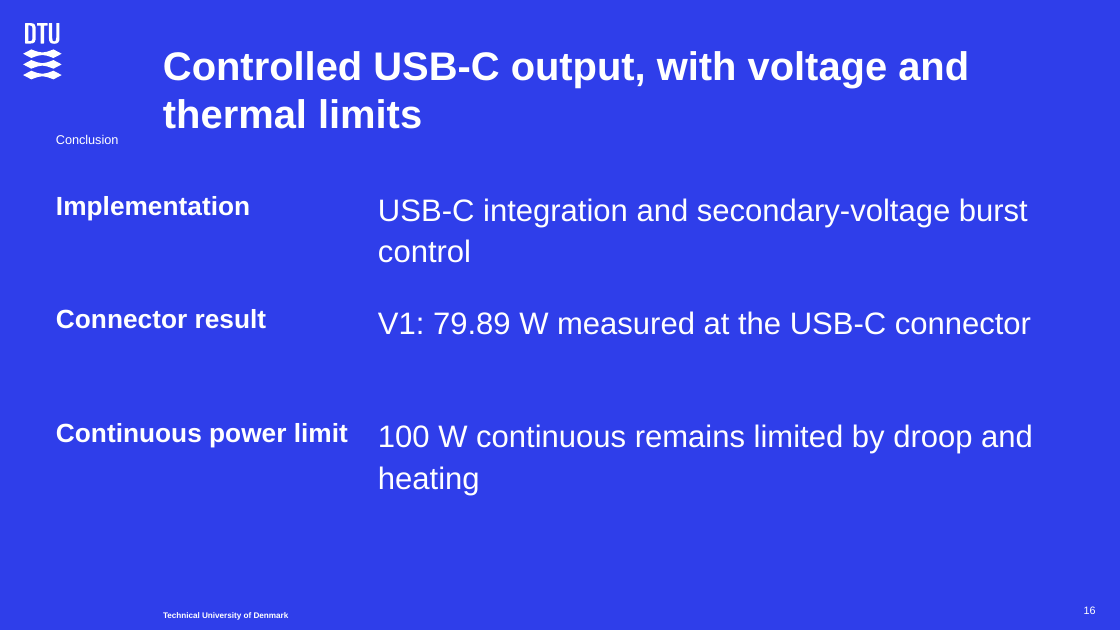
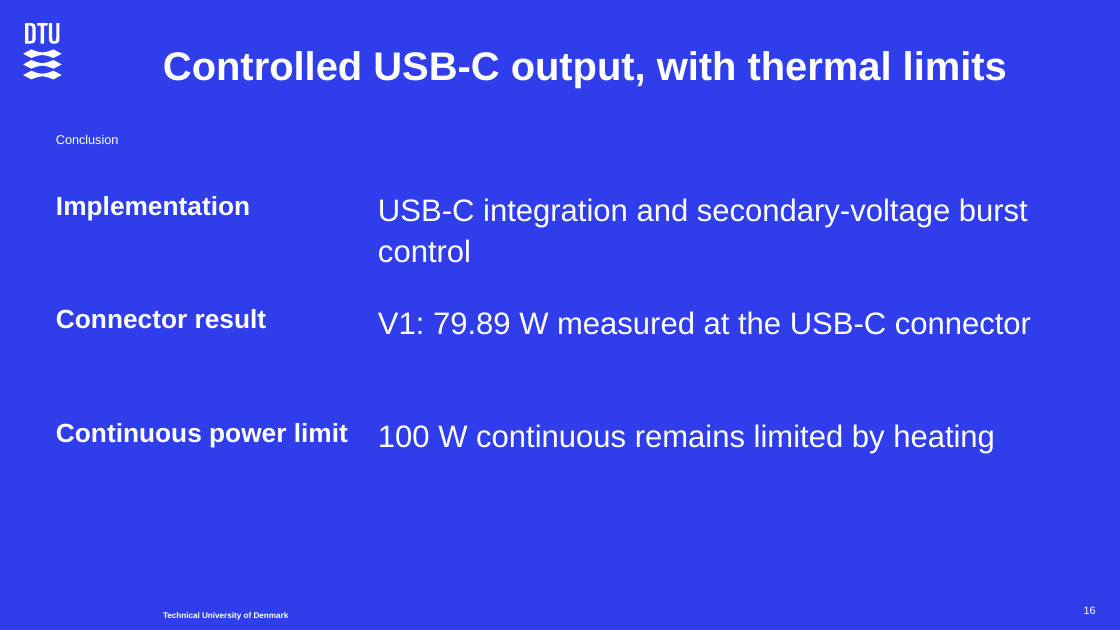
Before and after one commit to kform-danish-office/Thesis, a slide deck: slide 16 of presentations/defense/Defense_Supervisor_Flow.pptx. Drawn at 1120x630 pixels with LibreOffice and Linux fonts; fonts in the diff are those of the drawing. Boxes give left, top, right and bottom in pixels: in the first picture for what was removed or moved away, otherwise in the second. Text is boxed around its words. In the diff, an @@ line names an element or a change of style, - is before the commit and + after.

```diff
--- a/presentations/defense/Defense_Supervisor_Flow.pptx
+++ b/presentations/defense/Defense_Supervisor_Flow.pptx
@@ text at <box>163,51,1007,88</box>: text changed @@
-Controlled USB-C output, with voltage and thermal limits
+Controlled USB-C output, with thermal limits
@@ text at <box>378,424,995,454</box>: text changed @@
-100 W continuous remains limited by droop and heating
+100 W continuous remains limited by heating
```
Also in this commit, not shown: 1 other slide changed, 5 other files.
